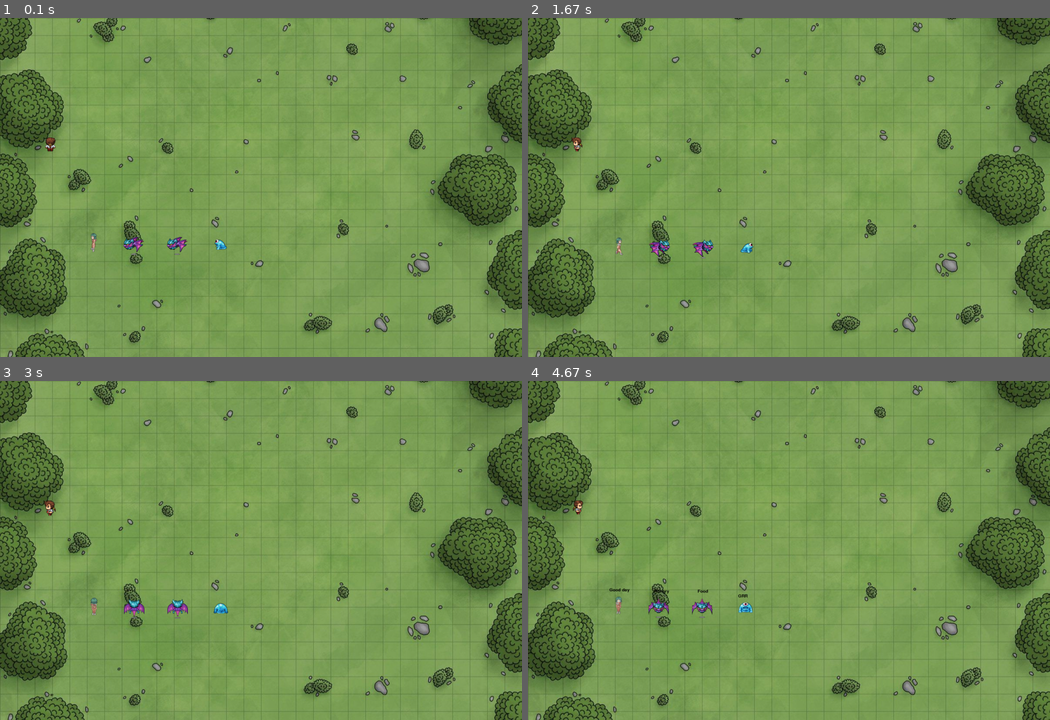
Above: before the commit, frames 1-4 (two rows, left to right).
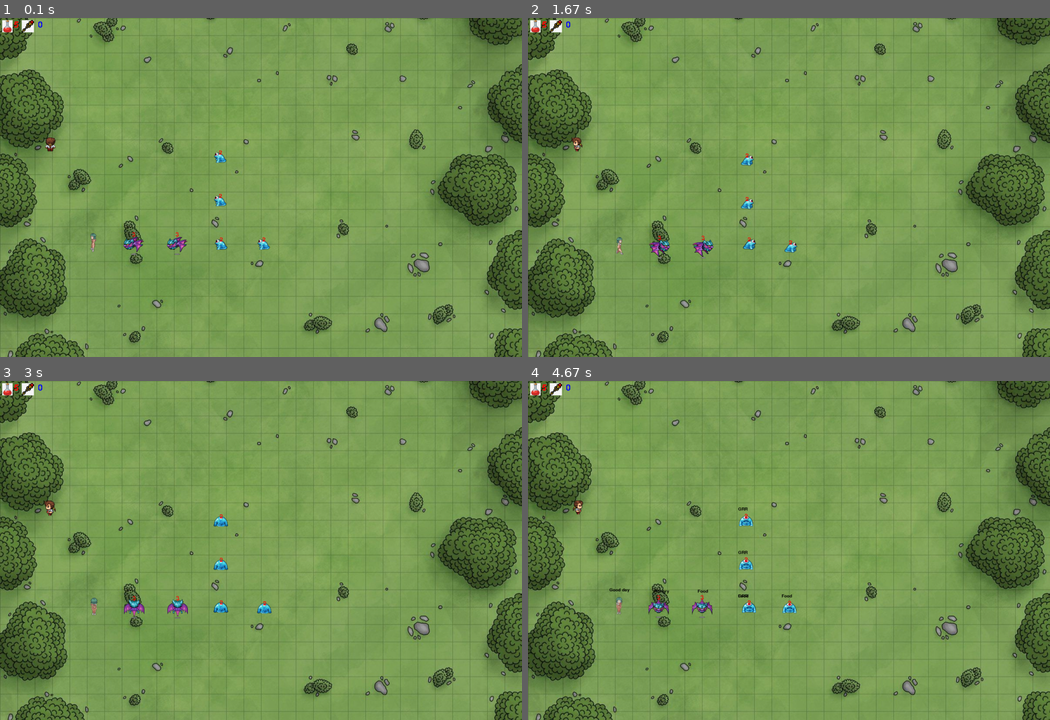
Above: after the commit, the same moments.

Repository: Valdiss8/Pygame-Village-Hero
Game: pygame game, started from main.py
Same seed, same stepped clock (60 frames per second), same inputs: the game is played once before the commit and once after it.
Inputs:
- Up to frame 1 (0.1 s): no input
- Up to frame 2 (1.67 s): tap A at 0.33 s
- Up to frame 3 (3 s): hold Left 1.67-2.2 s; hold Down 2.23-2.7 s; hold Left from 2.73 s (still down)
- Up to frame 4 (4.67 s): release Left at 3.13 s; tap D at 3.83 s

The runs differ from the first frame. In frame 1, 0.4% of the frame differs, in the area x 0-52%, y 0-69%; in frame 2, 0.5%; in frame 3, 0.5%; in frame 4, 0.6%.

Commit message:
inventory

Diff:
--- a/main.py
+++ b/main.py
@@ -16,6 +16,8 @@
 pygame.display.set_icon(pygame.image.load('images/sprites/hero_level_1/back_1.png'))
 fontUI = pygame.font.Font(None, 30)
 font_dialog = pygame.font.SysFont('microsofttaile', 15)
+font_UI = pygame.font.Font(None, 30)
+font_MOB_life = pygame.font.Font(None, 19)
 
 """Surface"""
 # surf = pygame.Surface((2000, 2000))
@@ -158,6 +160,32 @@
 MOB_SHOT_DELAY = [30, 30, 30, 30, 20, 20, 20, 20]
 MOB_BULLET_SIZE = [1, 1, 1, 2, 2, 2, 3, 4]
 SCROLLS_LIMIT = [10, 11, 12, 13, 14, 15, 16, 17]
+
+
+class UI:
+    def __init__(self):
+        pass
+
+    def update(self):
+        pass
+
+    def draw(self):
+        for obj in objects:
+            # Hero life and scrolls
+            if obj.type == 'hero':
+                window.blit(imgBonuses[1], (5, 5, 32, 32))
+                window.blit(imgBonuses[0], (50, 5, 32, 32))
+                text_hp = fontUI.render(str(obj.hp), 0, 'red')
+                text_scrolls = fontUI.render(str(obj.scrolls), 0, 'blue')
+                rect = text_hp.get_rect(center=(37, 16))
+                rect1 = text_scrolls.get_rect(center=(92, 16))
+                window.blit(text_hp, rect)
+                window.blit(text_scrolls, rect1)
+            # Mob life
+            if obj.type == 'mob':
+                text_hp = font_MOB_life.render(str(obj.hp), 0, 'red')
+                rect = text_hp.get_rect(center=(obj.rect.center[0], obj.rect.center[1] - obj.rect.height // 2))
+                window.blit(text_hp, rect)
 
 
 class Hero:
@@ -455,6 +483,7 @@
         self.direct = direct
         self.moveSpeed = 1
         self.words = words
+        self.bonus_probability = randint(0, 2)
         self.image = imgPrincess[self.rank][self.direct][0]
         self.rect = self.image.get_rect(center=self.rect.center)
         self.activities = 0
@@ -464,6 +493,7 @@
         self.hp = 2
         self.message_time_counter = 0
         self.message_group_counter = 0
+        self.activity_speed = 5 - self.rank // 2
 
     def update(self):
         self.image = pygame.transform.scale(self.image, (self.image.get_width() - 5, self.image.get_height() - 5))
@@ -474,7 +504,7 @@
 
         # Activities
         if self.activities == 0 and self.activity_timer < 100:
-            if self.activity_timer % 4 == 0:
+            if self.activity_timer % self.activity_speed == 0:
                 self.rect.x -= self.moveSpeed
             self.direct = 3
             self.image = imgPrincess[self.rank][self.direct][self.count]
@@ -483,13 +513,13 @@
             self.image = imgPrincess[self.rank][self.direct][0]
 
         if self.activities == 2 and self.activity_timer < 100:
-            if self.activity_timer % 4 == 0:
+            if self.activity_timer % self.activity_speed == 0:
                 self.rect.y += self.moveSpeed
             self.direct = 2
             self.image = imgPrincess[self.rank][self.direct][self.count]
 
         if self.activities == 3 and self.activity_timer < 100:
-            if self.activity_timer % 4 == 0:
+            if self.activity_timer % self.activity_speed == 0:
                 self.rect.x += self.moveSpeed
             self.direct = 1
             self.image = imgPrincess[self.rank][self.direct][self.count]
@@ -498,7 +528,7 @@
             self.image = imgPrincess[self.rank][self.direct][0]
 
         if self.activities == 5 and self.activity_timer < 100:
-            if self.activity_timer % 4 == 0:
+            if self.activity_timer % self.activity_speed == 0:
                 self.rect.y -= self.moveSpeed
             self.direct = 0
             self.image = imgPrincess[self.rank][self.direct][self.count]
@@ -530,8 +560,8 @@
                 self.message_time_counter = 0
                 if self.message_group_counter == 2:
                     sound_danger.play()
-                    Mob(self.rect.center[0]+30, self.rect.center[1], 0, [['', 'Food', 'GRR', 'Hungry', ]], 2)
-                    Mob(self.rect.center[0]-30, self.rect.center[1], 0, [['', 'Food', 'GRR', 'Hungry', ]], 2)
+                    Mob(self.rect.center[0] + 30, self.rect.center[1], 0, [['', 'Food', 'GRR', 'Hungry', ]], 2)
+                    Mob(self.rect.center[0] - 30, self.rect.center[1], 0, [['', 'Food', 'GRR', 'Hungry', ]], 2)
                 if self.message_group_counter == len(self.words):
                     objects.remove(self)
                     for i in range(6):
@@ -555,9 +585,8 @@
             self.hp -= value
             if self.hp <= 0:
                 objects.remove(self)
-                bonus_probability = randint(1, 4)
-                if bonus_probability < 2:
-                    Bonus(self, bonus_probability)
+                if self.bonus_probability < 2:
+                    Bonus(self, self.bonus_probability)
                 sound_mob_death.play()
 
 
@@ -603,7 +632,11 @@
 Mob(500, 500, 0, [['', 'GRR', 'RRR', 'Buga-ga']], 1)
 Mob(300, 500, 0, [['', 'Hungry', 'GRR', 'Food']], 2)
 Mob(400, 500, 0, [['', 'Food', 'GRR', 'Hungry', ]], 2)
-
+Mob(500, 500, 0, [['', 'Food', 'GRR', 'Hungry', ]], 1)
+Mob(600, 500, 0, [['', 'Food', 'GRR', 'Hungry', ]], 1)
+Mob(500, 400, 0, [['', 'GRR', 'RRR', 'Buga-ga']], 1)
+Mob(500, 300, 0, [['', 'GRR', 'RRR', 'Buga-ga']], 1)
+ui = UI()
 # for _ in range(150):
 #    while True:
 #        x = randint(0, WIDTH // TILE - 1) * TILE
@@ -636,6 +669,8 @@
     for obj in objects:
         obj.update()
         obj.draw()
+    ui.update()
+    ui.draw()
 
     pygame.display.update()
     clock.tick(FPS)
Binary file changed: images/bonus/healing.png
